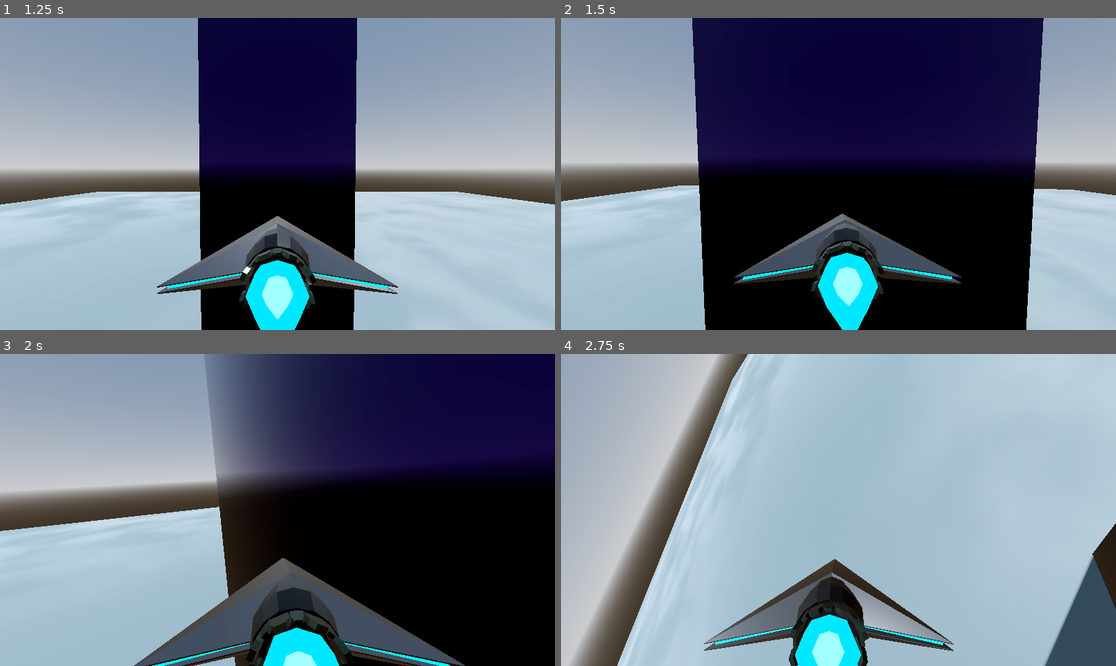
Above: before the commit, frames 1-4 (two rows, left to right).
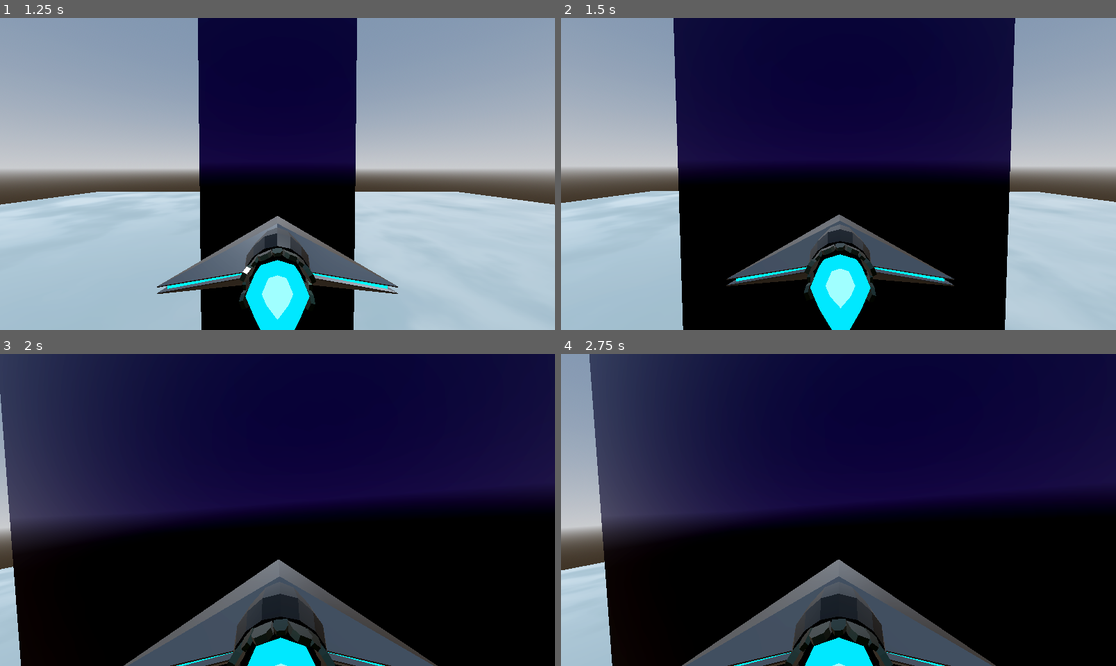
Above: after the commit, the same moments.

Repository: TristanCherrier/mcg-2026-groupe-4
Game: Godot game, scene res://main.tscn
Same seed, same stepped clock (60 frames per second), same inputs: the game is played once before the commit and once after it.
Inputs (mouse positions are in pixels of both pictures, inside the frame that each line leads up to):
- Up to frame 1 (1.25 s): move the mouse to (305, 174) at 0.52 s; hold W (Roll_Forward) from 0.53 s (still down); tap C (Mode_Switch) at 0.6 s
- Up to frame 2 (1.5 s): keep holding W (Roll_Forward); move the mouse to (810, 174) at 1.27 s; tap Mouse wheel up (Zoom_In) at 1.35 s
- Up to frame 3 (2 s): keep holding W (Roll_Forward)
- Up to frame 4 (2.75 s): keep holding W (Roll_Forward); move the mouse to (849, 503) at 2.02 s; tap Mouse wheel down (Zoom_Out) at 2.1 s

Frame 1 is identical in both runs. In frame 2, 13% of the frame differs, in the area x 0-100%, y 0-100%; in frame 3, 58%; in frame 4, 94%.

Commit message:
suppression visuelle rudimentaire du corps du robot a petite distance

Diff:
--- a/Scripts/robot_cam.gd
+++ b/Scripts/robot_cam.gd
@@ -44,8 +44,10 @@
 		zoom_offset -= zoom_step
 	if Input.is_action_just_pressed("Zoom_Out"):
 		zoom_offset += zoom_step
+
 	zoom_offset = clampf(zoom_offset, 0, 3)
 	smooth_zoom_offset = lerpf(smooth_zoom_offset, zoom_offset, 10 * delta)
+	Head.get_parent_node_3d().visible = false if smooth_zoom_offset < 0.25 else true
 	Cam.position.z = smooth_zoom_offset
 
 func _input(event):
--- a/Scripts/ship.gd
+++ b/Scripts/ship.gd
@@ -13,11 +13,11 @@
 
 func _integrate_forces(state : PhysicsDirectBodyState3D) -> void:
 	exhaust.basis = Basis.IDENTITY
-	rotY = mouse_motion.x /50
-	rotX = mouse_motion.y /50
+	rotY = mouse_motion.x /150
+	rotX = mouse_motion.y /150
 	mouse_motion = Vector2.ZERO
-	rotY = clampf(rotY, -.5, .5)
-	rotX = clampf(rotX, -.5, .5)
+	rotY = clampf(rotY, -.1, .1)
+	rotX = clampf(rotX, -.1, .1)
 	smooth_rotY = lerpf(smooth_rotY, rotY, 0.1)
 	smooth_rotX = lerpf(smooth_rotX, rotX, 0.1)
 	exhaust.rotate_object_local(exhaust.basis.y, smooth_rotY)
Not shown, changed: .gitignore
